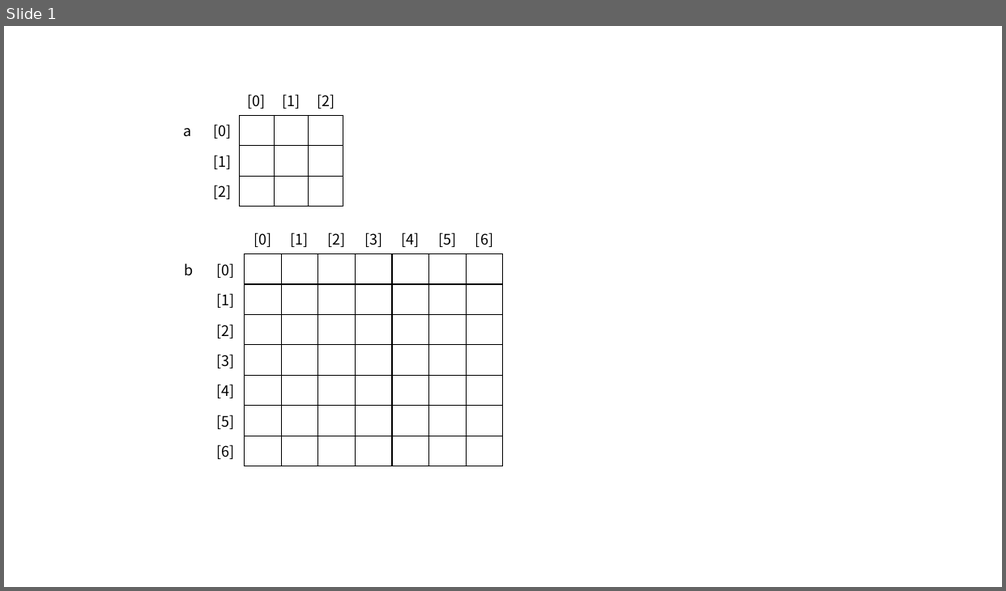
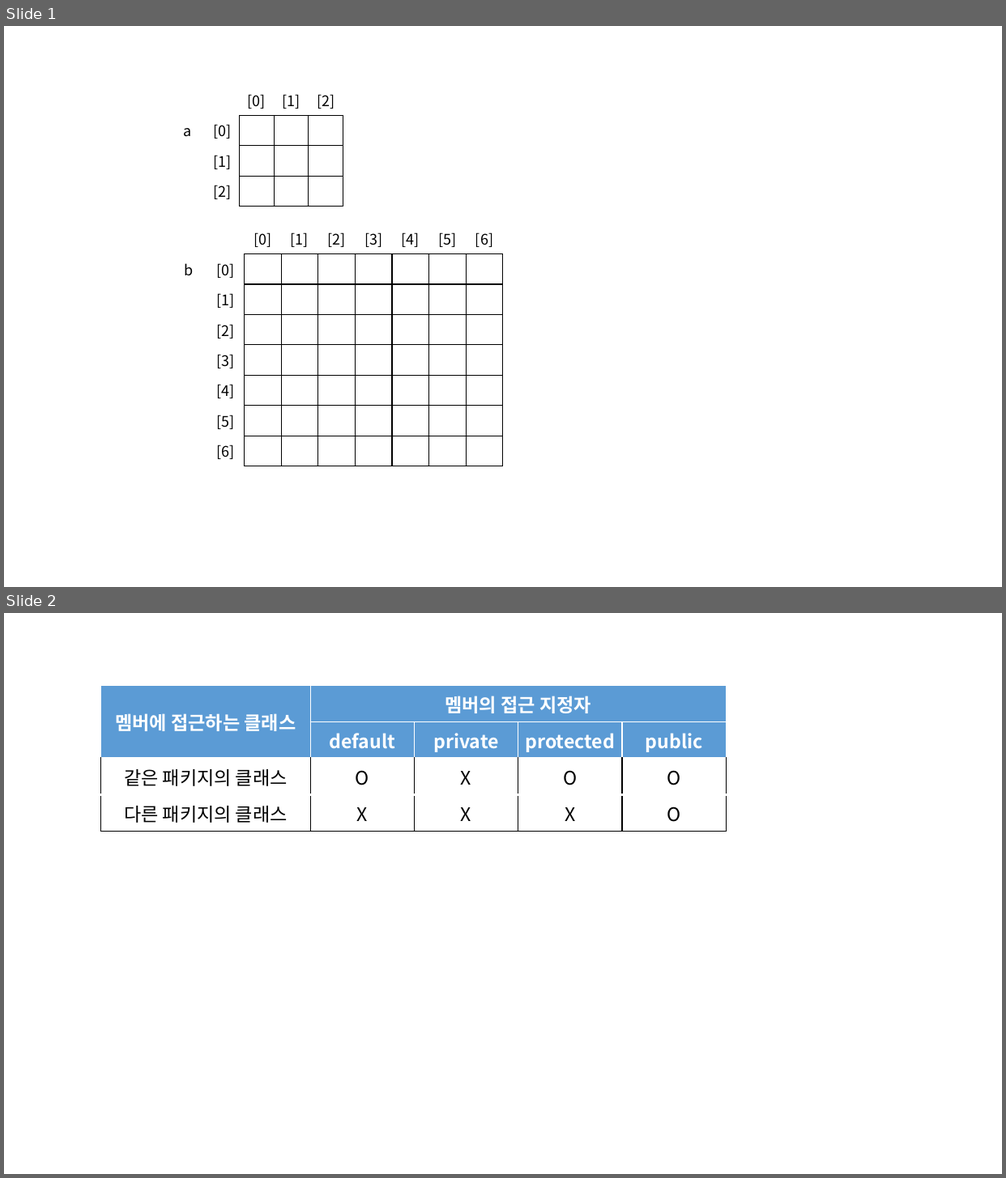
Before and after one commit to Rap0d/rap0d.github.io, a slide deck: assets/form/matrix.pptx. Shown one above the other, each under a label of ours: slide 1 before the commit, slides 1 and 2 after it. The pictures are 1006x591 and 1006x1178 pixels, drawn with LibreOffice and Linux fonts; fonts in the diff are those of the drawing. Boxes give left, top, right and bottom in pixels: in the first picture for what was removed or moved away, otherwise in the second. Text is boxed around its words. In the diff, an @@ line names an element or a change of style, - is before the commit and + after.

```diff
--- a/assets/form/matrix.pptx
+++ b/assets/form/matrix.pptx
@@ slide 2 added at (4, 613, 1002, 1174), background #FFFFFF @@
@@ table added at (101, 686, 727, 1102), 4 rows, 5 columns @@
+멤버에 접근하는 클래스 | 멤버의 접근 지정자 |  |  | 
+ | default | private | protected | public
+같은 패키지의 클래스 | O | X | O | O
+다른 패키지의 클래스 | X | X | X | O
```
Also in this commit, not shown: 3 slides changed.
